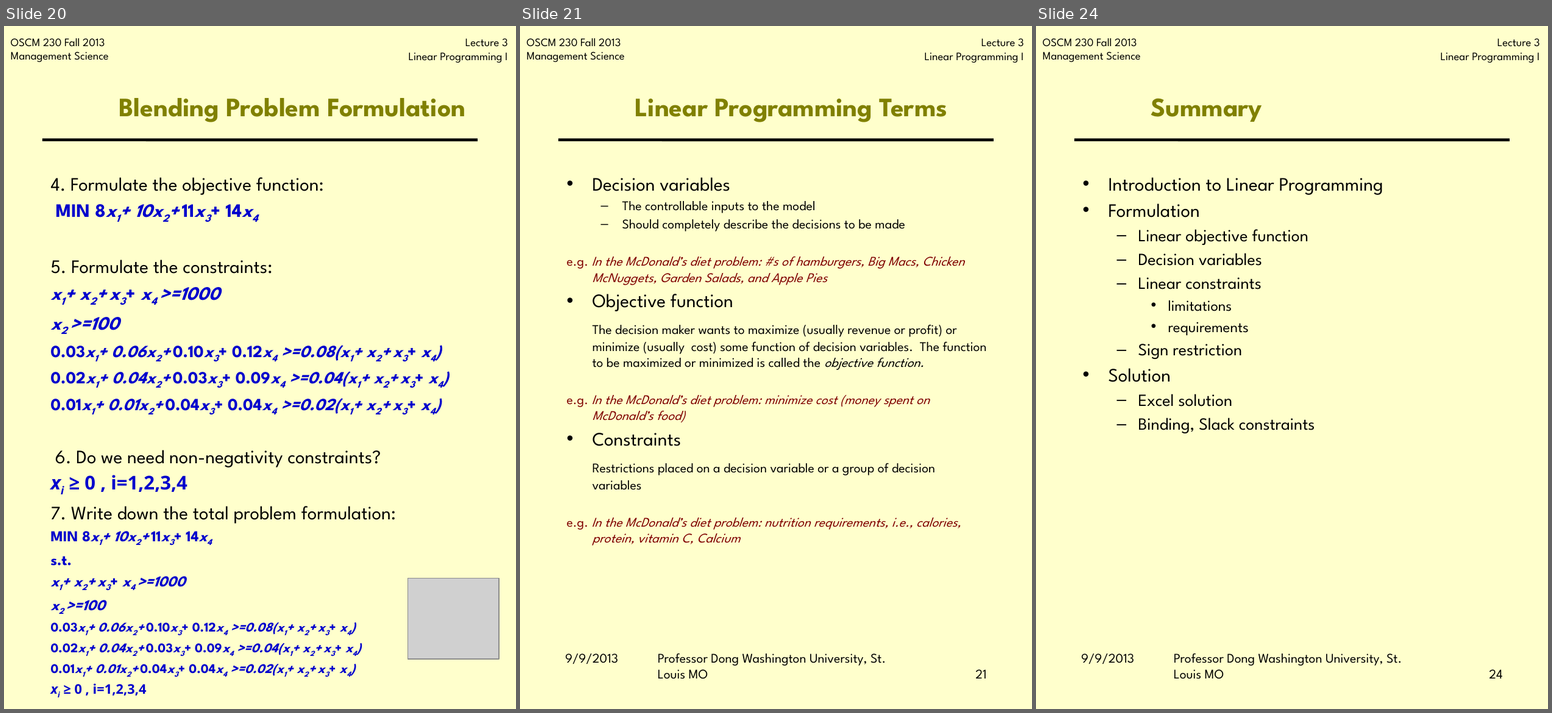
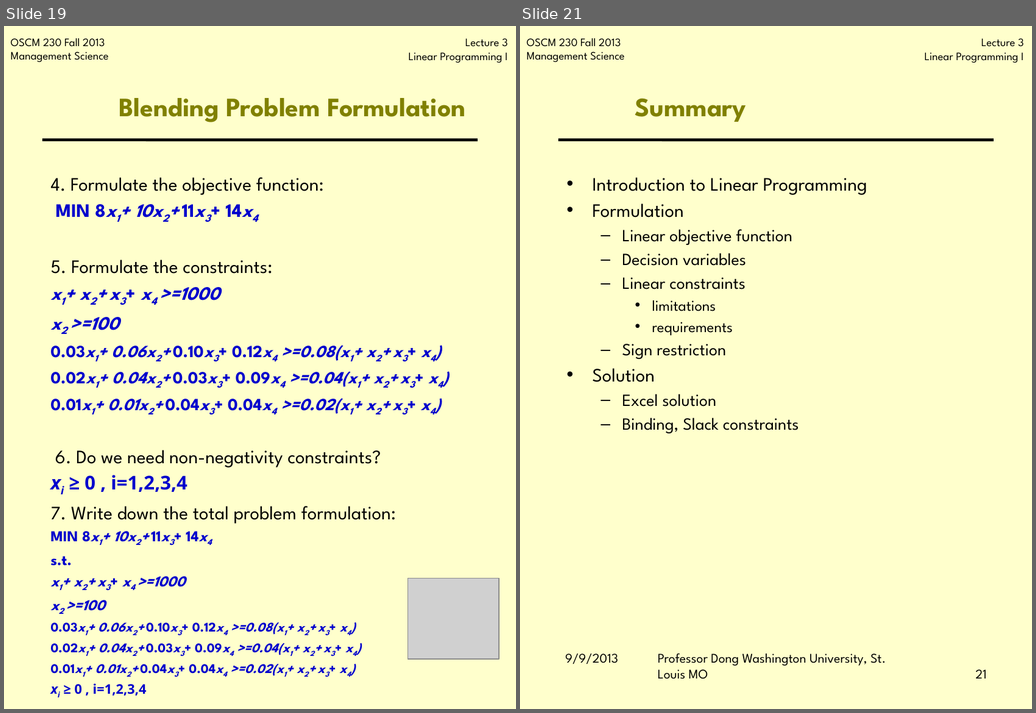
Before and after one commit to jbf232/OSCM230, a slide deck: Fall 2015/Lectures/Lecture 1 LP Intro/Lecture_1_LP.pptx. Shown side by side, each under a label of ours: slides 20, 21 and 24 before the commit, slides 19 and 21 after it; the slides between them are not shown. The pictures are 1552x713 and 1036x713 pixels, drawn with LibreOffice and Linux fonts; fonts in the diff are those of the drawing; grey boxes stand for pictures; background and template pictures are left out. Boxes give left, top, right and bottom in pixels: in the first picture for what was removed or moved away, otherwise in the second. Text is boxed around its words. In the diff, an @@ line names an element or a change of style, - is before the commit and + after.

```diff
--- a/Fall 2015/Lectures/Lecture 1 LP Intro/Lecture_1_LP.pptx
+++ b/Fall 2015/Lectures/Lecture 1 LP Intro/Lecture_1_LP.pptx
@@ slide 21 removed at [520,26,1032,709], background #FFFFCC; not listed: 3 template elements that a slide beside it also shows @@
@@ title removed at [635,99,948,122] @@
-Linear Programming Terms
@@ text removed at [567,177,987,546] @@
-• Decision variables
-  – The controllable inputs to the model
-  – Should completely describe the decisions to be made
-e.g. In the McDonald’s diet problem: #s of hamburgers, Big Macs, Chicken McNuggets, Garden Salads, and Apple Pies
-• Objective function
-The decision maker wants to maximize (usually revenue or profit) or minimize (usually cost) some function of decision variables. The function to be maximized or minimized is called the objective function.
-e.g. In the McDonald’s diet problem: minimize cost (money spent on McDonald’s food)
-• Constraints
-Restrictions placed on a decision variable or a group of decision variables
-e.g. In the McDonald’s diet problem: nutrition requirements, i.e., calories, protein, vitamin C, Calcium
@@ text removed at [565,654,618,664] @@
-9/9/2013
@@ text removed at [658,653,886,679] @@
-Professor Dong Washington University, St. Louis MO
@@ page number removed at [976,670,987,679] @@
-21
@@ what was slide 20 is now slide 19 @@
@@ what was slide 24 is now slide 21 @@
@@ page number at [976,670,987,679]: text changed @@
-24
+21
```
Also in this commit, not shown: 3 slides changed, 2 other slides removed, 7 other files.
